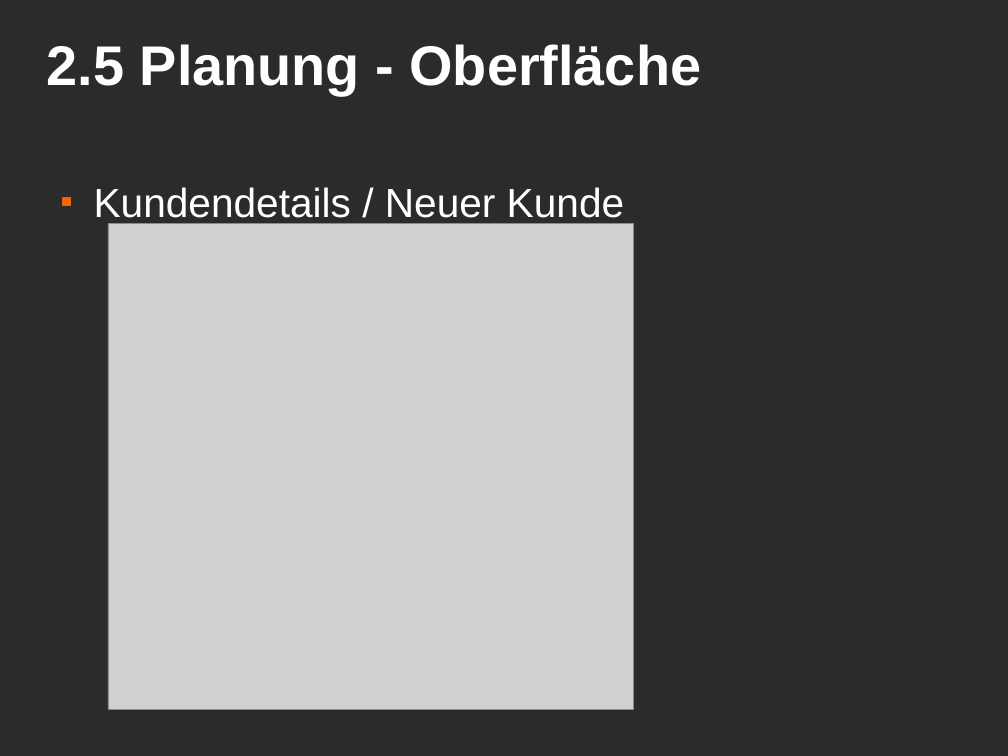
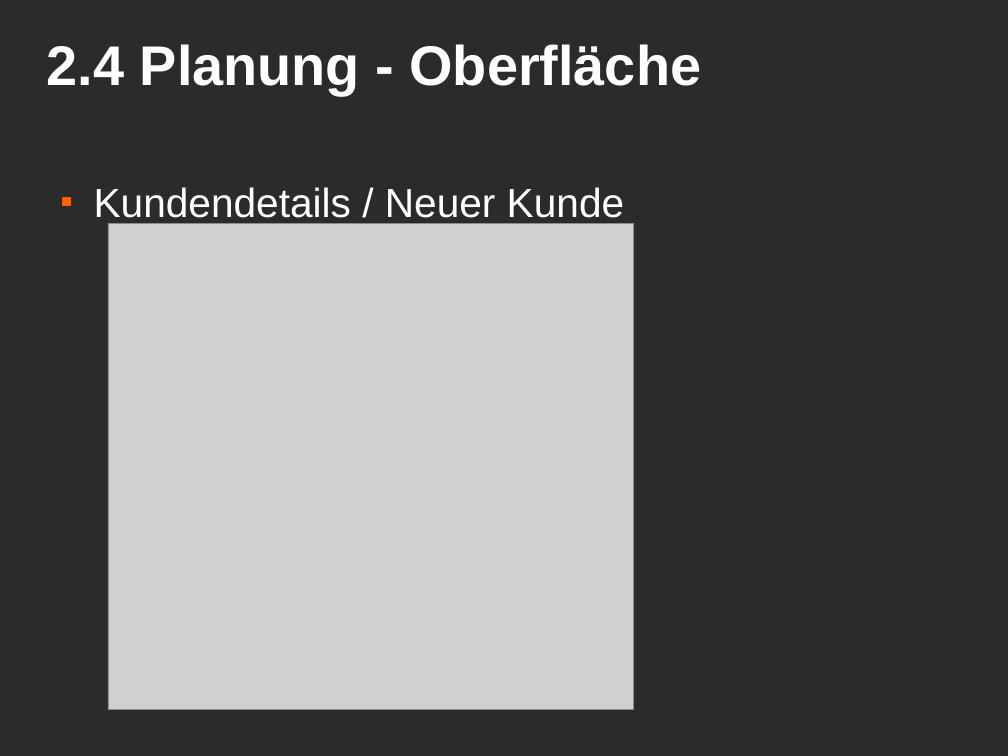
Before and after one commit to MacMuffin/Geldverleih, a slide deck: slide 9 of Geldverleih/geldverleih_präsi.odp. Drawn at 1008x756 pixels with LibreOffice and Linux fonts; fonts in the diff are those of the drawing; grey boxes stand for pictures; background and template pictures are left out; a plain dark background stands for a picture behind light text. Boxes give left, top, right and bottom in pixels: in the first picture for what was removed or moved away, otherwise in the second. Text is boxed around its words. In the diff, an @@ line names an element or a change of style, - is before the commit and + after.

```diff
--- a/Geldverleih/geldverleih_präsi.odp
+++ b/Geldverleih/geldverleih_präsi.odp
@@ title at box(47, 44, 702, 95): text changed @@
-2.5 Planung - Oberfläche
+2.4 Planung - Oberfläche
```
Also in this commit, not shown: 3 other slides changed, 2 slides added, 1 slide removed, 39 other files.
